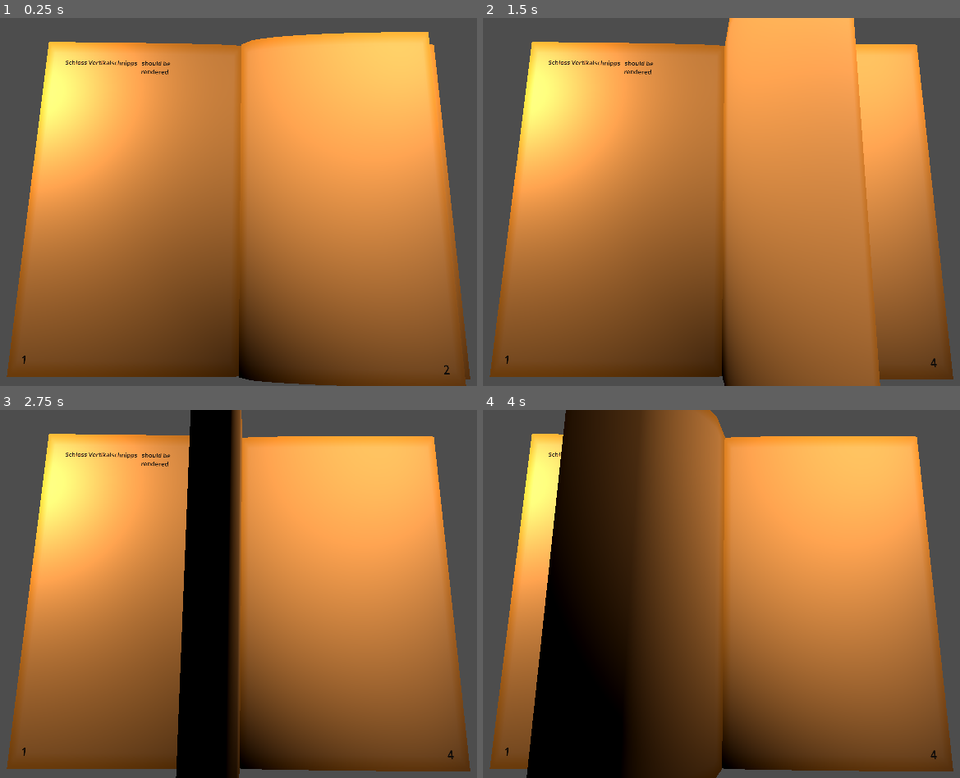
Above: before the commit, frames 1-4 (two rows, left to right).
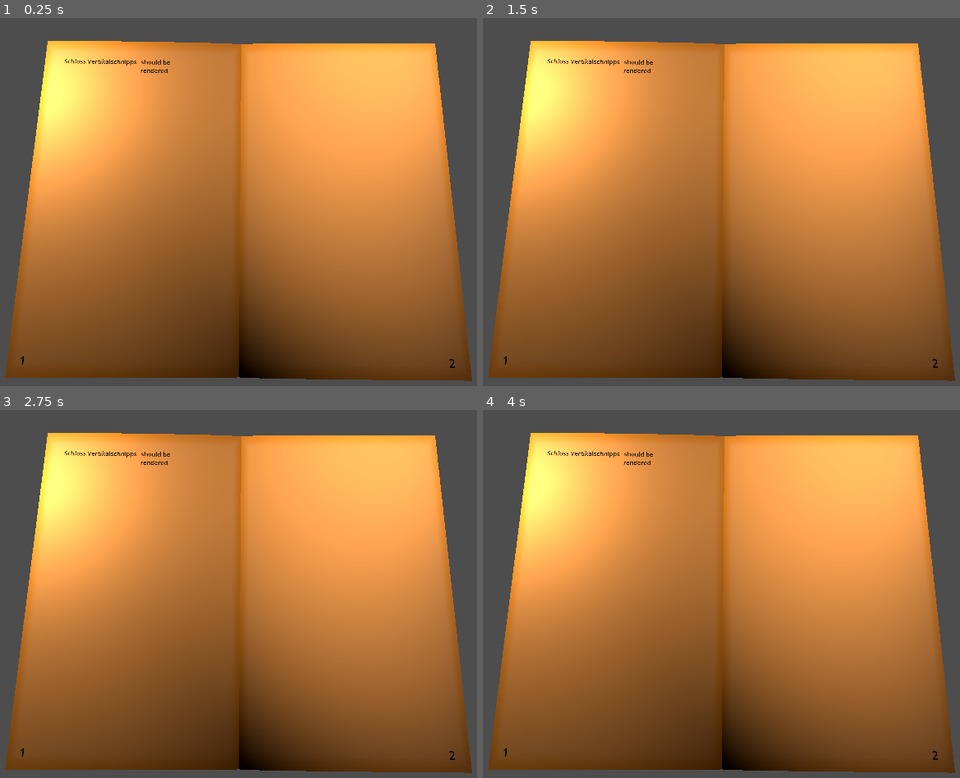
Above: after the commit, the same moments.

Repository: JohannesKoenig/illuminated-manuscript
Game: Godot game, scene res://scenes/test/test_bench.tscn
The game is run twice, just before and just after one commit, with the same random seed, the same clock (stepped at 60 frames per second) and the same inputs. The engine's default icon, where the game draws it, is replaced by a stand-in: a white triangle on a blue panel in a dark square.
Inputs (mouse positions are in pixels of both pictures, inside the frame that each line leads up to):
- Up to frame 1 (0.25 s): no input
- Up to frame 2 (1.5 s): move the mouse to (869, 183) at 0.52 s; click (869, 183) at 0.6 s; move the mouse to (592, 220) at 1.27 s; click (592, 220) at 1.35 s
- Up to frame 3 (2.75 s): move the mouse to (310, 513) at 2.02 s; click (310, 513) at 2.1 s
- Up to frame 4 (4 s): move the mouse to (692, 667) at 2.77 s; click (692, 667) at 2.85 s; move the mouse to (921, 649) at 3.52 s; click (921, 649) at 3.6 s

The runs differ from the first frame. In frame 1, 3.4% of the frame differs, in the area x 1-99%, y 3-100%; in frame 2, 14%; in frame 3, 13%; in frame 4, 34%, in the area x 1-99%, y 0-100%.

Commit message:
Add manual page turning via drag and drop

Diff:
--- a/illuminated-manuscript/book/dragging_interaction_area_3d.gd
+++ /dev/null
@@ -1,52 +0,0 @@
-extends Area3D
-
-var _mouse_inside: bool = false
-var _is_dragging: bool = false
-var target_offset: Vector3:
-	set(value):
-		if value != target_offset:
-			target_offset = value
-			on_target_offset_changed.emit(target_offset)
-
-signal on_target_offset_changed(target_offset: Vector3)
-var start_position: Vector3
-
-
-# Called when the node enters the scene tree for the first time.
-func _ready():
-	mouse_entered.connect(_on_mouse_entered)
-	mouse_exited.connect(_on_mouse_exited)
-
-
-# Called every frame. 'delta' is the elapsed time since the previous frame.
-func _process(delta):
-	if _mouse_inside:
-		if Input.is_action_just_pressed("click"):
-			_on_mouse_start_press()
-	if _is_dragging:
-		if Input.is_action_pressed("click"):
-			_on_mouse_down()
-		if Input.is_action_just_released("click"):
-			_on_mouse_up()
-
-func _on_mouse_entered():
-	_mouse_inside = true
-
-func _on_mouse_exited():
-	_mouse_inside = false
-
-func get_mouse_position_3D(viewport: Viewport):
-	var camera = viewport.get_camera_3d()
-	return camera.project_ray_normal(viewport.get_mouse_position())
-
-func _on_mouse_start_press():
-	start_position = get_mouse_position_3D(get_viewport())
-	_is_dragging = true
-
-func _on_mouse_down():
-	var current_position = get_mouse_position_3D(get_viewport())
-	target_offset = current_position - start_position
-
-func _on_mouse_up():
-	target_offset = Vector3.ZERO
-	_is_dragging = false
--- a/illuminated-manuscript/book/page.gd
+++ b/illuminated-manuscript/book/page.gd
@@ -1,6 +1,5 @@
 class_name Page extends Node3D
 
-@onready var dragging_interaction_area_3d = $DraggingInteractionArea3D
 @onready var left_side: MeshInstance3D = $PageRig/LeftPageRig/LeftSide
 @onready var right_side: MeshInstance3D = $PageRig/RightPageRig/RightSide
 @onready var left_page_rig: Node3D = $PageRig/LeftPageRig
--- a/illuminated-manuscript/book/page.tscn
+++ b/illuminated-manuscript/book/page.tscn
@@ -1,7 +1,6 @@
-[gd_scene load_steps=6 format=3 uid="uid://djfae1eiopiwp"]
+[gd_scene load_steps=4 format=3 uid="uid://djfae1eiopiwp"]
 
 [ext_resource type="Script" path="res://book/page.gd" id="1_7cf8f"]
-[ext_resource type="Script" path="res://book/dragging_interaction_area_3d.gd" id="2_fipdj"]
 [ext_resource type="PackedScene" uid="uid://dedyg7lu2i37l" path="res://book/2D/page_2d.tscn" id="2_v2k2y"]
 
 [sub_resource type="PlaneMesh" id="PlaneMesh_tlmah"]
@@ -9,21 +8,12 @@
 subdivide_width = 16
 subdivide_depth = 16
 
-[sub_resource type="BoxShape3D" id="BoxShape3D_8aeqk"]
-size = Vector3(0.195312, 1, 0.161865)
-
 [node name="Page" type="Node3D"]
 script = ExtResource("1_7cf8f")
 base_mesh = SubResource("PlaneMesh_tlmah")
 left_page_scene = ExtResource("2_v2k2y")
 right_page_scene = ExtResource("2_v2k2y")
 progress = 0.2
-
-[node name="DraggingInteractionArea3D" type="Area3D" parent="."]
-script = ExtResource("2_fipdj")
-
-[node name="CollisionShape3D" type="CollisionShape3D" parent="DraggingInteractionArea3D"]
-shape = SubResource("BoxShape3D_8aeqk")
 
 [node name="PageRig" type="Node3D" parent="."]
 
--- a/illuminated-manuscript/project.godot
+++ b/illuminated-manuscript/project.godot
@@ -22,7 +22,8 @@
 
 [input]
 
-click={
+Dragging={
 "deadzone": 0.5,
-"events": []
+"events": [Object(InputEventMouseButton,"resource_local_to_scene":false,"resource_name":"","device":-1,"window_id":0,"alt_pressed":false,"shift_pressed":false,"ctrl_pressed":false,"meta_pressed":false,"button_mask":1,"position":Vector2(138, 26),"global_position":Vector2(157, 117),"factor":1.0,"button_index":1,"canceled":false,"pressed":true,"double_click":false,"script":null)
+]
 }
--- a/illuminated-manuscript/scenes/test/test_bench.gd
+++ b/illuminated-manuscript/scenes/test/test_bench.gd
@@ -2,9 +2,21 @@
 
 @export var book: Book
 @onready var previous_page: Page = $PreviousPage
-@onready var current_page: Page = $CurrentPage
+@onready var current_page_l: Page = $CurrentPageL
+@onready var current_page_r: Page = $CurrentPageR
 @onready var next_page: Page = $NextPage
 
+@onready var right_drag_start_area_3d = $RightDragStartArea3D
+@onready var left_drag_start_area_3d = $LeftDragStartArea3D
+
+
+var _mouse_in_right_drag_area: bool = false
+var _mouse_in_left_drag_area: bool = false
+
+var _left_dragging: bool = false
+var _right_dragging: bool = false
+var _was_dragging_l: bool = false
+var _was_dragging_r: bool = false
 
 var duration: float = 5
 var _start_time: float
@@ -16,22 +28,54 @@
 
 # Called every frame. 'delta' is the elapsed time since the previous frame.
 func _process(delta):
-	var _current_time = Time.get_unix_time_from_system()
-	var progress = _current_time - _start_time
-	var normalized_progress = progress / duration
-	current_page.progress = clamp(1- normalized_progress, 0.01, 0.99)
-	if progress > duration:
-		_start_time = _current_time
-		book.current_page += 2
-		load_page(book.current_page)
+	var mouse_position = get_viewport().get_mouse_position()
+	var left_drag_center = get_viewport().get_camera_3d().unproject_position(left_drag_start_area_3d.position)
+	var right_drag_center = get_viewport().get_camera_3d().unproject_position(right_drag_start_area_3d.position)
+	var dist_from_left = max(0,mouse_position.x - left_drag_center.x)
+	var dist_from_right = max(0,right_drag_center.x - mouse_position.x)
+	var max_dist = right_drag_center.x - left_drag_center.x
+	var progress_from_left = clamp(dist_from_left / max_dist, 0.01, 0.99)
+	var progress_from_right = clamp(dist_from_right / max_dist, 0.01, 0.99)
+	if Input.is_action_just_pressed("Dragging"):
+		if _mouse_in_left_drag_area:
+			_left_dragging = true
+			_was_dragging_l = true
+		if _mouse_in_right_drag_area:
+			_right_dragging = true
+			_was_dragging_r = true
+	if Input.is_action_just_released("Dragging"):
+		_left_dragging = false
+		_right_dragging = false
+
+	if _left_dragging:
+		current_page_l.progress = progress_from_left
+	else:
+		if _was_dragging_l and progress_from_left > 0.55:
+			book.current_page -= 2
+			load_page(book.current_page)
+			_was_dragging_l = false
+		current_page_l.progress = 0.01
+
+	if _right_dragging:
+		current_page_r.progress = progress_from_left
+	else:
+		if _was_dragging_r and progress_from_left < 0.45:
+			book.current_page += 2
+			load_page(book.current_page)
+			_was_dragging_r = false
+		current_page_r.progress = 0.99
 
 func load_page(page_number: int):
 	assert(page_number > 0, "Page number has to be greater than 0.")
 	if page_number % 2 == 0:
 		load_page(page_number - 1)
-	_set_right_page_content(previous_page, page_number)
-	_set_left_page_content(current_page, page_number + 1)
-	_set_right_page_content(current_page, page_number + 2)
+
+	if page_number > 2:
+		_set_right_page_content(previous_page, page_number - 2)
+		_set_left_page_content(current_page_l, page_number - 1)
+	_set_right_page_content(current_page_l, page_number)
+	_set_left_page_content(current_page_r, page_number + 1)
+	_set_right_page_content(current_page_r, page_number + 2)
 	_set_left_page_content(next_page, page_number + 3)
 
 
@@ -43,3 +87,23 @@
 func _set_left_page_content(page: Page, page_number: int):
 	if book.has_page(page_number):
 		page.set_left_page(book.get_page_content_resource(page_number))
+
+
+func on_right_page_drag_started():
+	pass
+
+
+func _on_right_drag_start_area_3d_mouse_entered():
+	_mouse_in_right_drag_area = true
+
+
+func _on_right_drag_start_area_3d_mouse_exited():
+	_mouse_in_right_drag_area = false
+
+
+func _on_left_drag_start_area_3d_mouse_entered():
+	_mouse_in_left_drag_area = true
+
+
+func _on_left_drag_start_area_3d_mouse_exited():
+	_mouse_in_left_drag_area = false
--- a/illuminated-manuscript/scenes/test/test_bench.tscn
+++ b/illuminated-manuscript/scenes/test/test_bench.tscn
@@ -131,19 +131,25 @@
 current_page = 1
 pages = Array[ExtResource("2_kf0ic")]([SubResource("Resource_iccmr"), SubResource("Resource_etbm0"), SubResource("Resource_o3nnh"), SubResource("Resource_05gdp"), SubResource("Resource_4tekk"), SubResource("Resource_cqutt")])
 
+[sub_resource type="BoxShape3D" id="BoxShape3D_sjhxg"]
+size = Vector3(0.341919, 0.225586, 3.3521)
+
 [node name="TestBench" type="Node3D"]
 script = ExtResource("1_ohmcr")
 book = SubResource("Resource_oyt6s")
 
 [node name="PreviousPage" parent="." instance=ExtResource("10_pli3g")]
-transform = Transform3D(1, 0, 0, 0, 1, 0, 0, 0, 1, 0, -0.02, 0)
+transform = Transform3D(1, 0, 0, 0, 1, 0, 0, 0, 1, 0, -0.001, 0)
 progress = 0.01
 
-[node name="CurrentPage" parent="." instance=ExtResource("10_pli3g")]
-progress = 0.947
+[node name="CurrentPageL" parent="." instance=ExtResource("10_pli3g")]
+progress = 0.01
+
+[node name="CurrentPageR" parent="." instance=ExtResource("10_pli3g")]
+progress = 0.99
 
 [node name="NextPage" parent="." instance=ExtResource("10_pli3g")]
-transform = Transform3D(1, 0, 0, 0, 1, 0, 0, 0, 1, 0, -0.02, 0)
+transform = Transform3D(1, 0, 0, 0, 1, 0, 0, 0, 1, 0, -0.001, 0)
 progress = 0.99
 
 [node name="Camera3D" type="Camera3D" parent="."]
@@ -165,7 +171,25 @@
 light_energy = 2.182
 omni_range = 3.99255
 
+[node name="RightDragStartArea3D" type="Area3D" parent="."]
+transform = Transform3D(1, 0, 0, 0, 1, 0, 0, 0, 1, 1.896, 0, 0)
+
+[node name="CollisionShape3D" type="CollisionShape3D" parent="RightDragStartArea3D"]
+shape = SubResource("BoxShape3D_sjhxg")
+
+[node name="LeftDragStartArea3D" type="Area3D" parent="."]
+transform = Transform3D(1, 0, 0, 0, 1, 0, 0, 0, 1, -1.896, 0, 0)
+
+[node name="CollisionShape3D" type="CollisionShape3D" parent="LeftDragStartArea3D"]
+shape = SubResource("BoxShape3D_sjhxg")
+
+[connection signal="mouse_entered" from="RightDragStartArea3D" to="." method="_on_right_drag_start_area_3d_mouse_entered"]
+[connection signal="mouse_exited" from="RightDragStartArea3D" to="." method="_on_right_drag_start_area_3d_mouse_exited"]
+[connection signal="mouse_entered" from="LeftDragStartArea3D" to="." method="_on_left_drag_start_area_3d_mouse_entered"]
+[connection signal="mouse_exited" from="LeftDragStartArea3D" to="." method="_on_left_drag_start_area_3d_mouse_exited"]
+
 [editable path="PreviousPage"]
-[editable path="CurrentPage"]
+[editable path="CurrentPageL"]
+[editable path="CurrentPageR"]
 [editable path="NextPage"]
 [editable path="PageContent2d"]
Not shown: 1 places in illuminated-manuscript/scenes/test/test_bench.tscn that only renumber resources
